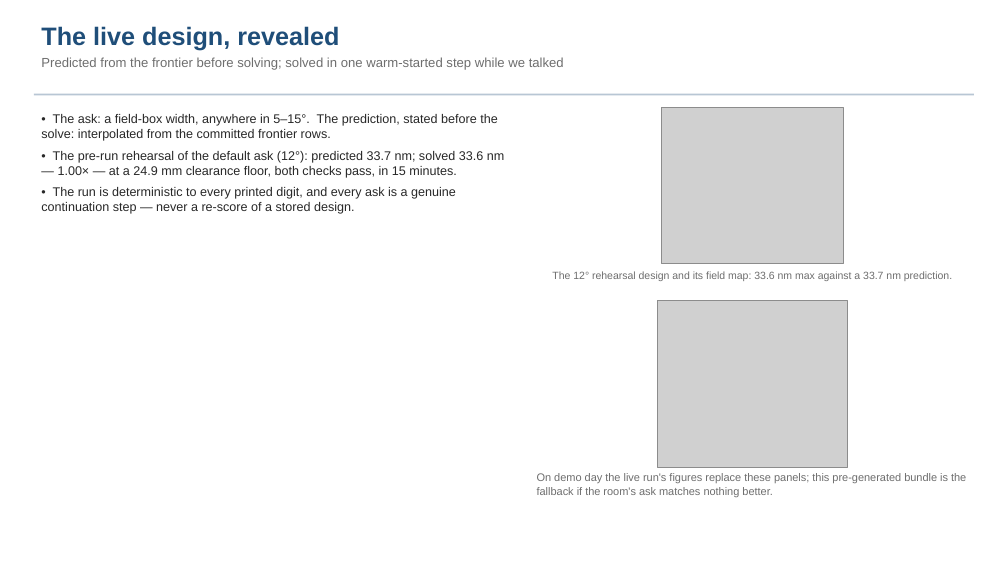
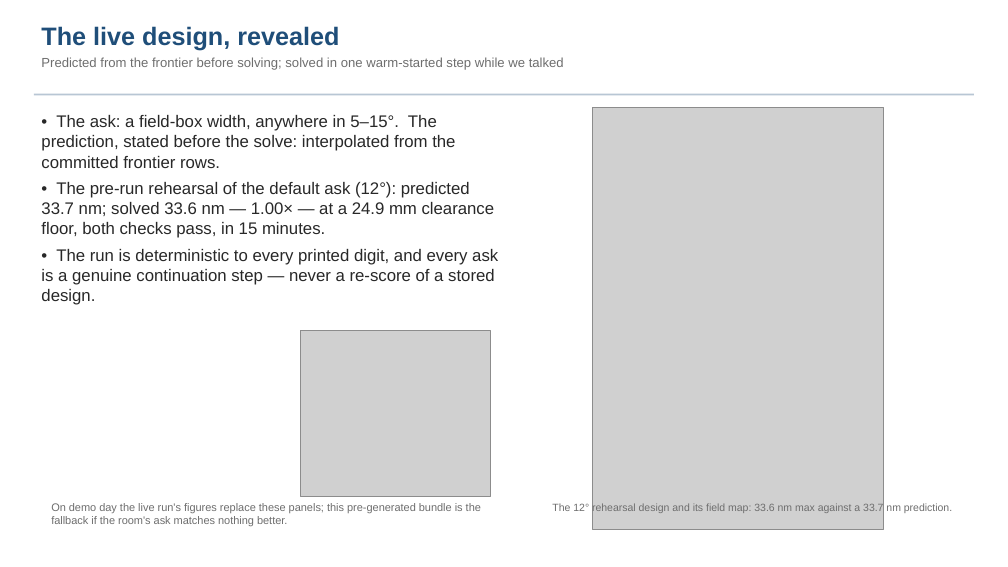
Before and after one commit to nasa-jpl/macos, a slide deck: slide 30 of demo_session/baseline_pass3.pptx. Drawn at 1008x567 pixels with LibreOffice and Linux fonts; fonts in the diff are those of the drawing; grey boxes stand for pictures. Boxes give left, top, right and bottom in pixels: in the first picture for what was removed or moved away, otherwise in the second. Text is boxed around its words. In the diff, an @@ line names an element or a change of style, - is before the commit and + after.

```diff
--- a/demo_session/baseline_pass3.pptx
+++ b/demo_session/baseline_pass3.pptx
@@ text "• The ask: a field-box ..." at [41,115,498,305]: size 12 to 16 pt @@
@@ picture: place and size @@
-picture at [662,107,843,264]
+picture at [593,107,884,529]
@@ picture: place and size @@
-picture at [658,301,848,467]
+picture at [301,330,491,497]
@@ text "On demo day the live ...": place and size @@
-text "On demo day the live ..." at [537,473,966,497]
+text "On demo day the live ..." at [51,503,481,526]
@@ text "The 12° rehearsal design and ...": place and size @@
-text "The 12° rehearsal design and ..." at [552,271,952,281]
+text "The 12° rehearsal design and ..." at [552,503,952,514]
```
Also in this commit, not shown: 5 other slides changed, 5 other files.
